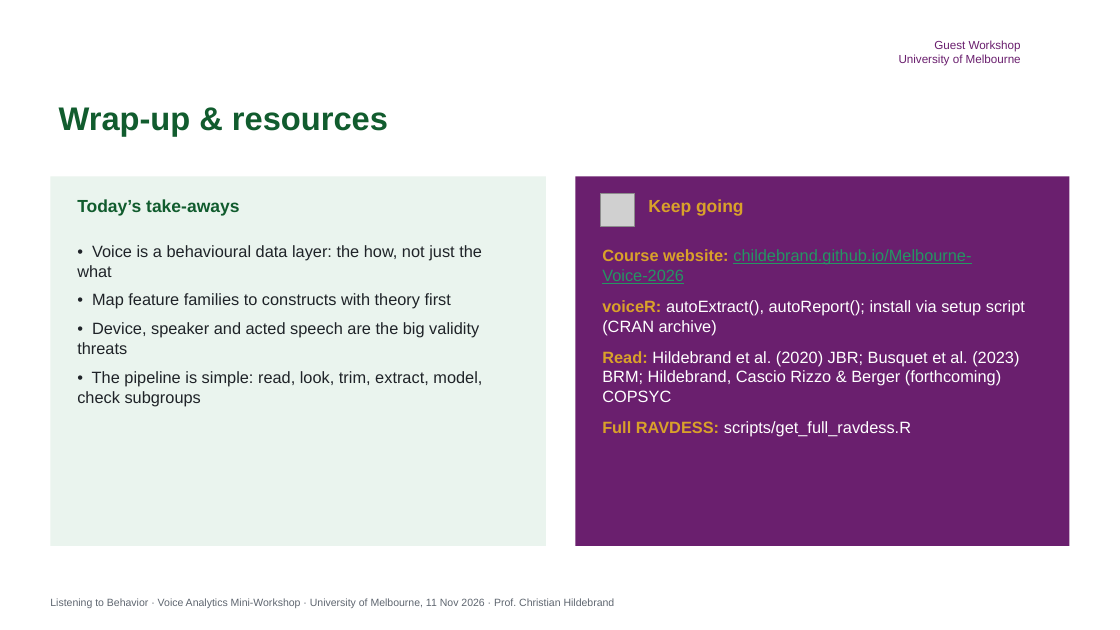
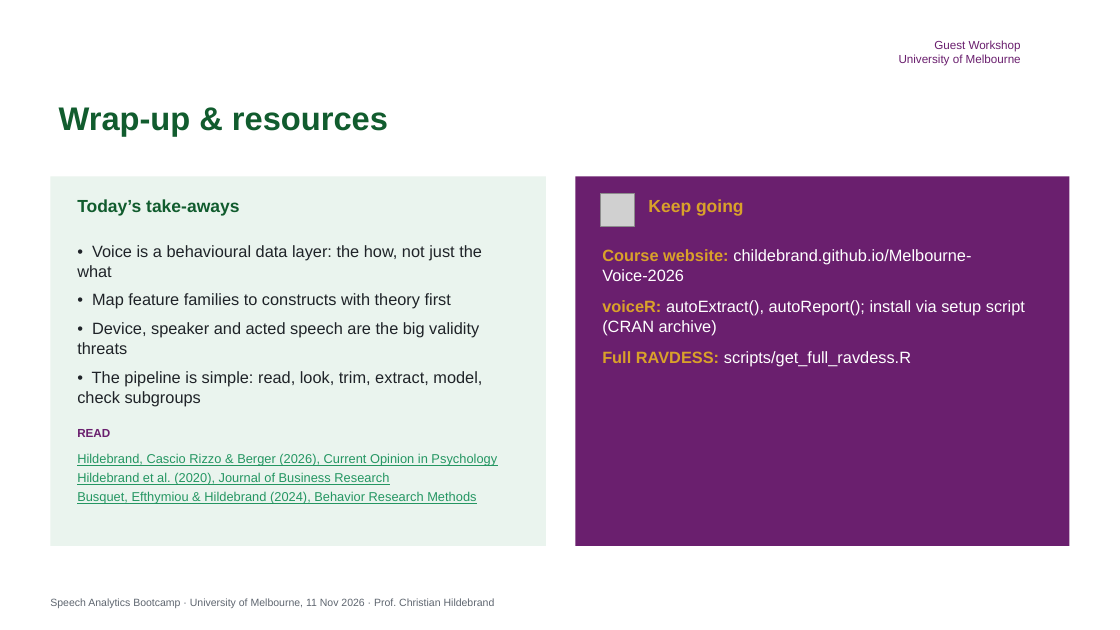
Before and after one commit to childebrand/Melbourne-Voice-2026, a slide deck: slide 34 of docs/slides/Melbourne_VoiceAnalytics_Slides.pptx. Drawn at 1120x630 pixels with LibreOffice and Linux fonts; fonts in the diff are those of the drawing; grey boxes stand for pictures; background and template pictures are left out. Boxes give left, top, right and bottom in pixels: in the first picture for what was removed or moved away, otherwise in the second. Text is boxed around its words. In the diff, an @@ line names an element or a change of style, - is before the commit and + after.

```diff
--- a/docs/slides/Melbourne_VoiceAnalytics_Slides.pptx
+++ b/docs/slides/Melbourne_VoiceAnalytics_Slides.pptx
@@ text at (602, 249, 971, 281): text colour #249662 to #FFFFFF, underline off in "childebrand.github.io/Melbourne-Voice-2026" @@
@@ text at (602, 351, 1019, 402): paragraph removed @@
-Read: Hildebrand et al. (2020) JBR; Busquet et al. (2023) BRM; Hildebrand, Cascio Rizzo & Berger (forthcoming) COPSYC
@@ text added at (77, 429, 110, 437), 10 pt, text #6A1F6E, bold @@
+READ
@@ text added at (77, 453, 497, 504), 11 pt, text #249662, underline @@
+Hildebrand, Cascio Rizzo & Berger (2026), Current Opinion in Psychology
+Hildebrand et al. (2020), Journal of Business Research
+Busquet, Efthymiou & Hildebrand (2024), Behavior Research Methods
@@ text at (50, 598, 495, 608): text changed @@
-Listening to Behavior · Voice Analytics Mini-Workshop · University of Melbourne, 11 Nov 2026 · Prof. Christian Hildebrand
+Speech Analytics Bootcamp · University of Melbourne, 11 Nov 2026 · Prof. Christian Hildebrand
```
Also in this commit, not shown: 29 other slides changed, 1 other file.
